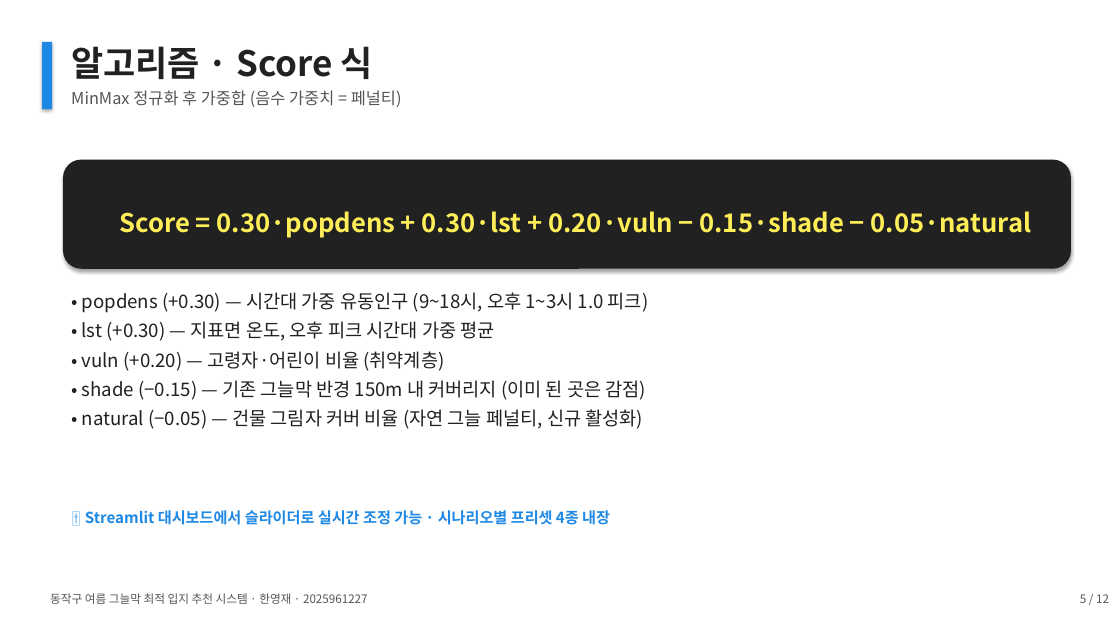
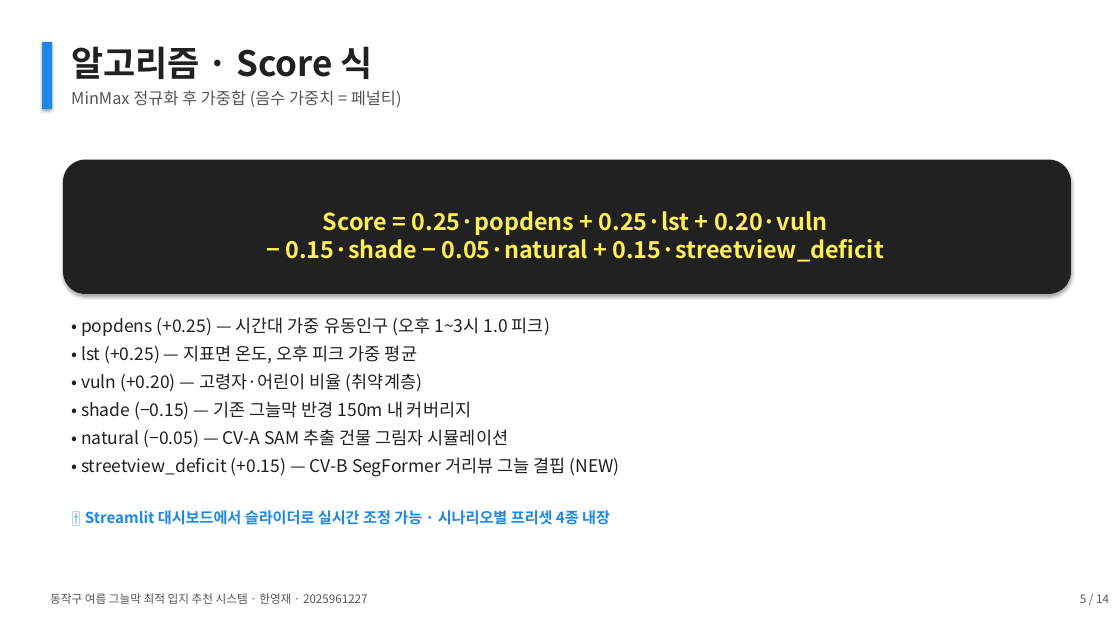
Before and after one commit to thgtot92/project_1, a slide deck: slide 5 of presentation/동작구_그늘막_최종발표.pptx. Drawn at 1120x630 pixels with LibreOffice and Linux fonts; fonts in the diff are those of the drawing. Boxes give left, top, right and bottom in pixels: in the first picture for what was removed or moved away, otherwise in the second. Text is boxed around its words. In the diff, an @@ line names an element or a change of style, - is before the commit and + after.

```diff
--- a/presentation/동작구_그늘막_최종발표.pptx
+++ b/presentation/동작구_그늘막_최종발표.pptx
@@ rounded rectangle "Score = 0.25·popdens + 0.25·lst ...": place and size @@
-rounded rectangle "Score = 0.25·popdens + 0.25·lst ..." at (63, 160, 1071, 269)
+rounded rectangle "Score = 0.25·popdens + 0.25·lst ..." at (63, 160, 1071, 294)
@@ text in rounded rectangle at (286, 211, 884, 262): text changed; size 22 to 20 pt @@
-Score = 0.30·popdens + 0.30·lst + 0.20·vuln − 0.15·shade − 0.05·natural
+Score = 0.25·popdens + 0.25·lst + 0.20·vuln
+− 0.15·shade − 0.05·natural + 0.15·streetview_deficit
@@ text "• popdens (+0.25) — 시간대 ...": place and size @@
-text "• popdens (+0.25) — 시간대 ..." at (82, 292, 649, 429)
+text "• popdens (+0.25) — 시간대 ..." at (81, 317, 620, 477)
@@ text at (81, 317, 550, 364): text changed; size 16 to 15 pt @@
-• popdens (+0.30) — 시간대 가중 유동인구 (9~18시, 오후 1~3시 1.0 피크)
-• lst (+0.30) — 지표면 온도, 오후 피크 시간대 가중 평균
+• popdens (+0.25) — 시간대 가중 유동인구 (오후 1~3시 1.0 피크)
+• lst (+0.25) — 지표면 온도, 오후 피크 가중 평균
@@ text at (81, 373, 422, 392): size 16 to 15 pt in "• vuln (+0.20) — 고령자·어린이 비율 (취약계층)" @@
@@ text at (81, 401, 620, 477): text changed; size 16 to 15 pt @@
-• shade (−0.15) — 기존 그늘막 반경 150m 내 커버리지 (이미 된 곳은 감점)
-• natural (−0.05) — 건물 그림자 커버 비율 (자연 그늘 페널티, 신규 활성화)
+• shade (−0.15) — 기존 그늘막 반경 150m 내 커버리지
+• natural (−0.05) — CV-A SAM 추출 건물 그림자 시뮬레이션
+• streetview_deficit (+0.15) — CV-B SegFormer 거리뷰 그늘 결핍 (NEW)
@@ text at (1080, 594, 1109, 603): text changed @@
-5 / 12
+5 / 14
```
Also in this commit, not shown: 10 other slides changed, 2 slides added, 24 other files.
